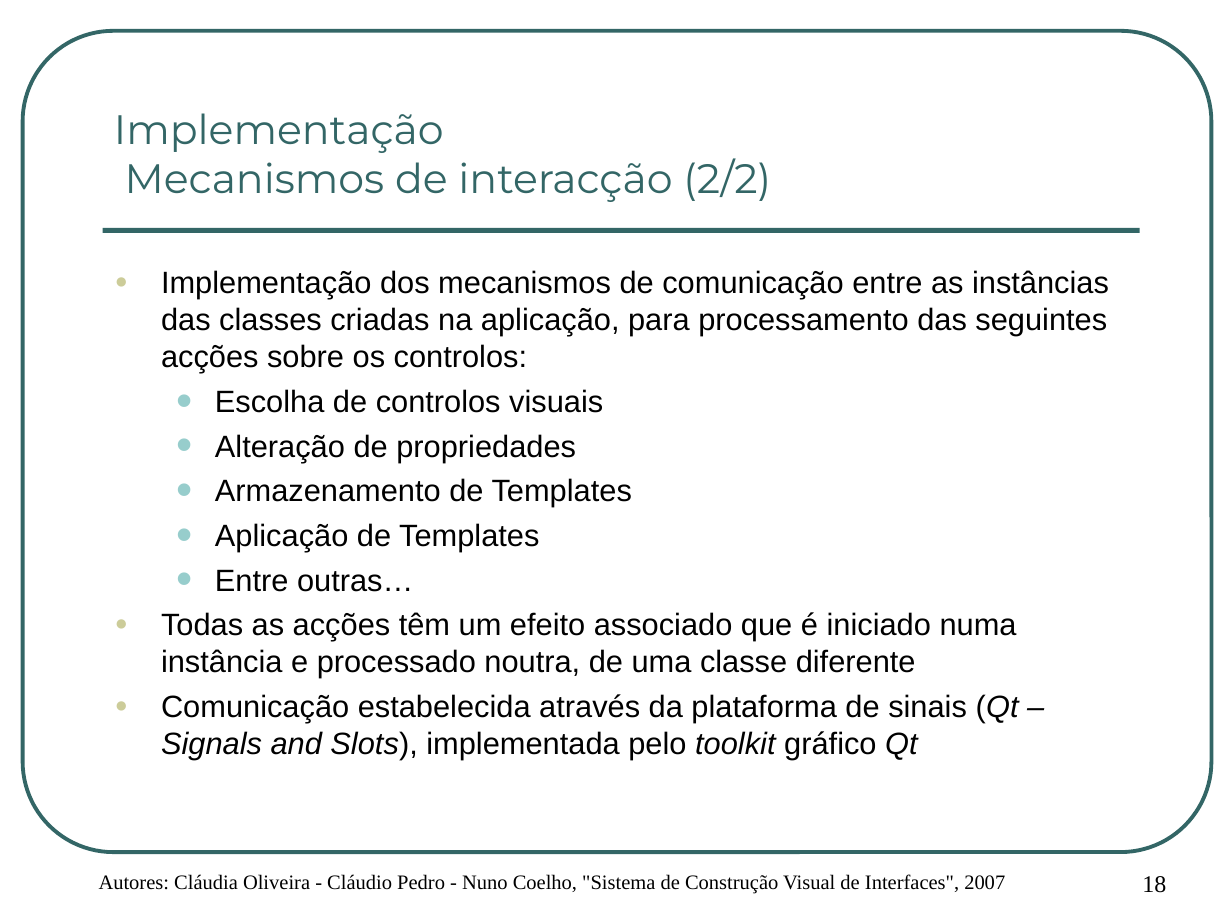
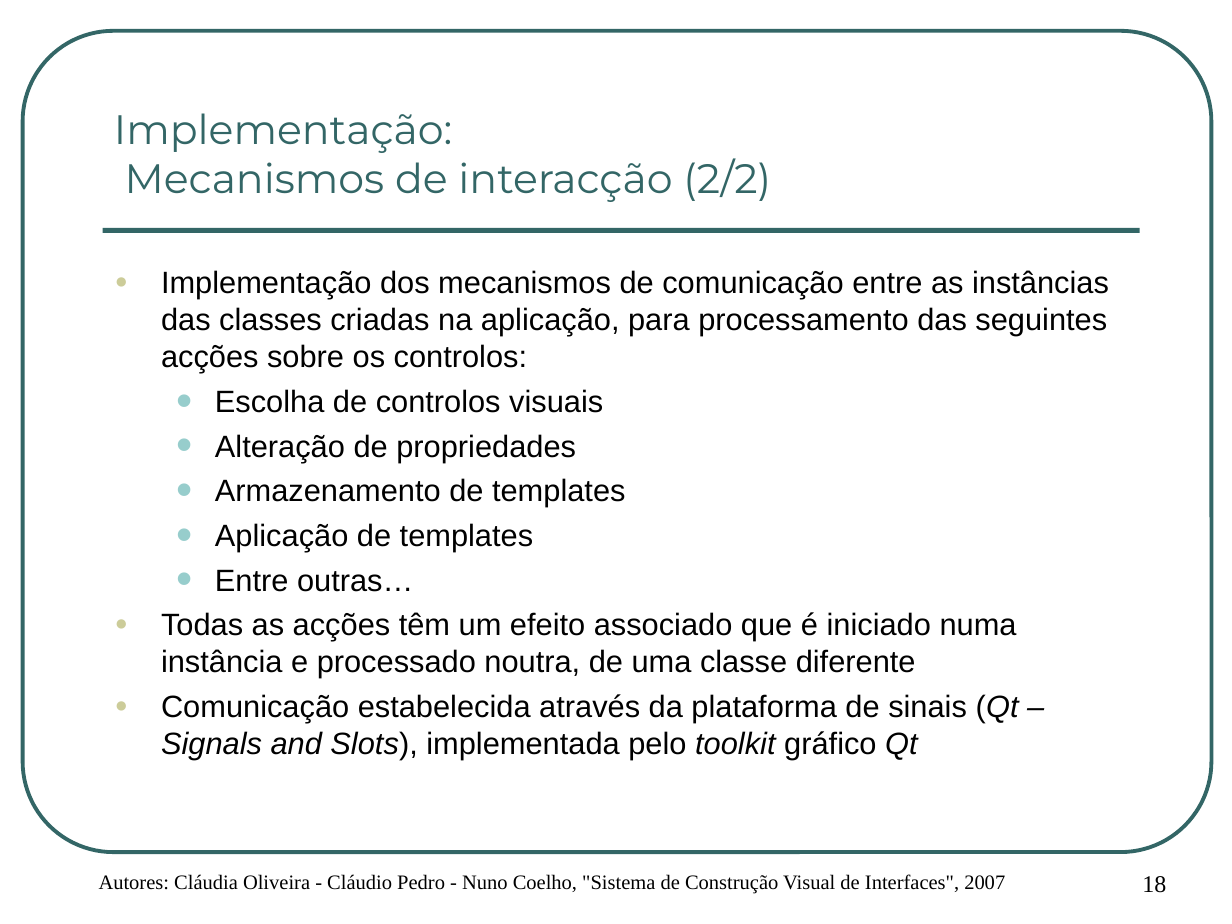
Before and after one commit to cpedro84/qooxdooguibuilder, a slide deck: slide 18 of apresentacao/Apresentação de Projecto.ppt. Drawn at 1232x924 pixels with LibreOffice and Linux fonts; fonts in the diff are those of the drawing; background and template pictures are left out. Boxes give left, top, right and bottom in pixels: in the first picture for what was removed or moved away, otherwise in the second. Text is boxed around its words. In the diff, an @@ line names an element or a change of style, - is before the commit and + after.

```diff
--- a/apresentacao/Apresentação de Projecto.ppt
+++ b/apresentacao/Apresentação de Projecto.ppt
@@ title at (114, 113, 771, 202): text changed @@
-Implementação
-Mecanismos de interacção (2/2)
+Implementação:
+Mecanismos de interacção (2/2)
@@ text at (215, 478, 625, 552): text changed @@
-  • Armazenamento de Templates
-  • Aplicação de Templates
+  • Armazenamento de templates
+  • Aplicação de templates
```
Also in this commit, not shown: 13 other slides changed, 3 other files.
